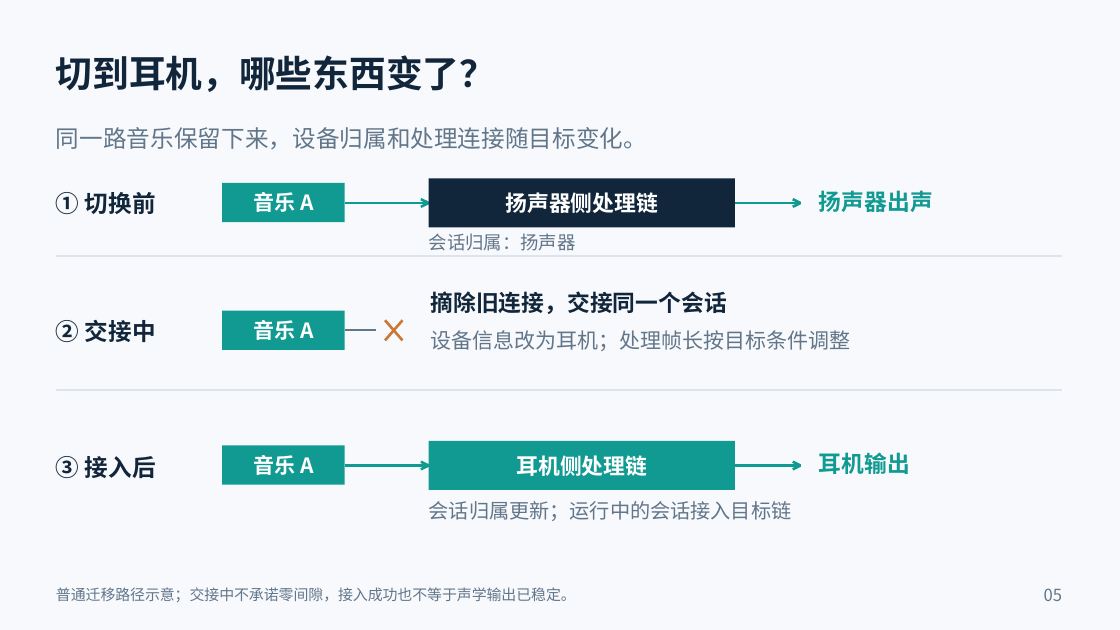
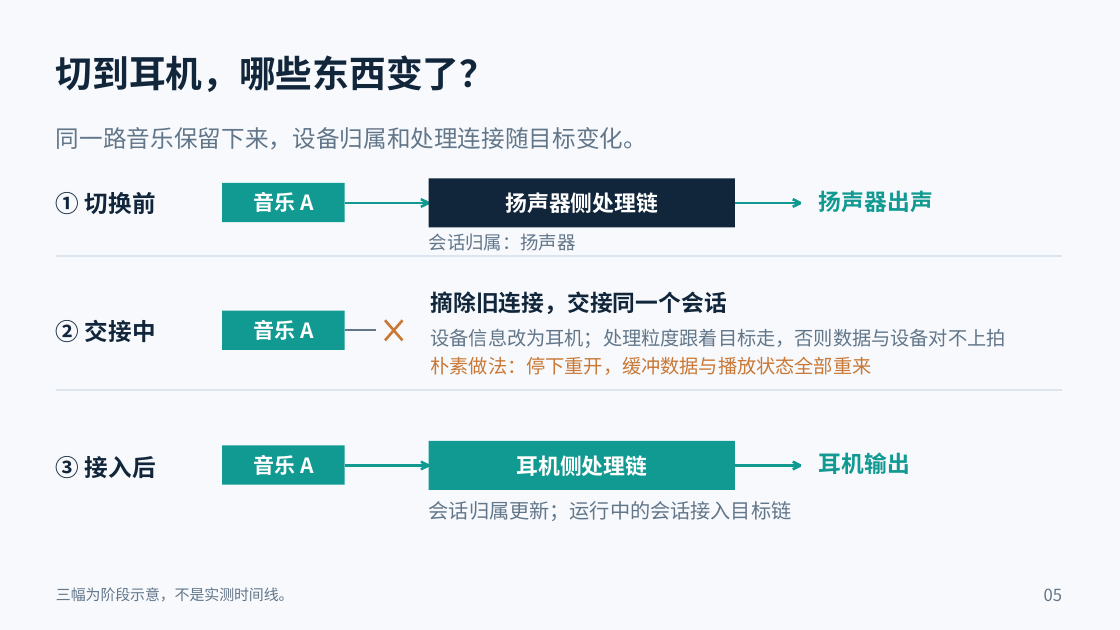
Before and after one commit to c8x1/preeaudio_share, a slide deck: slide 5 of audio_scenario/一首歌三个操作_场景演示稿.pptx. Drawn at 1120x630 pixels with LibreOffice and Linux fonts; fonts in the diff are those of the drawing. Boxes give left, top, right and bottom in pixels: in the first picture for what was removed or moved away, otherwise in the second. Text is boxed around its words. In the diff, an @@ line names an element or a change of style, - is before the commit and + after.

```diff
--- a/audio_scenario/一首歌三个操作_场景演示稿.pptx
+++ b/audio_scenario/一首歌三个操作_场景演示稿.pptx
@@ text at bbox=[431, 329, 1006, 348]: text changed; size 18 to 16.5 pt @@
-设备信息改为耳机；处理帧长按目标条件调整
+设备信息改为耳机；处理粒度跟着目标走，否则数据与设备对不上拍
@@ text added at bbox=[431, 356, 872, 375], 16.5 pt, text #C97835 @@
+朴素做法：停下重开，缓冲数据与播放状态全部重来
@@ text at bbox=[56, 587, 294, 602]: text changed @@
-普通迁移路径示意；交接中不承诺零间隙，接入成功也不等于声学输出已稳定。
+三幅为阶段示意，不是实测时间线。
```
Also in this commit, not shown: 5 other slides changed, 24 other files.
